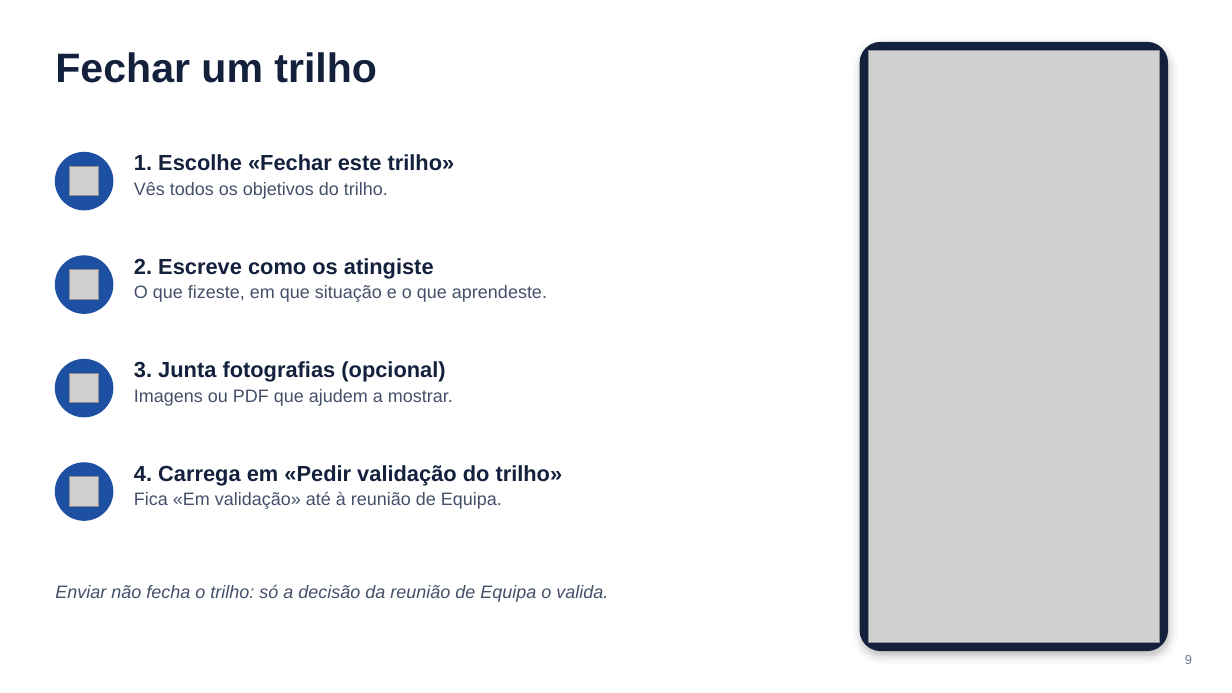
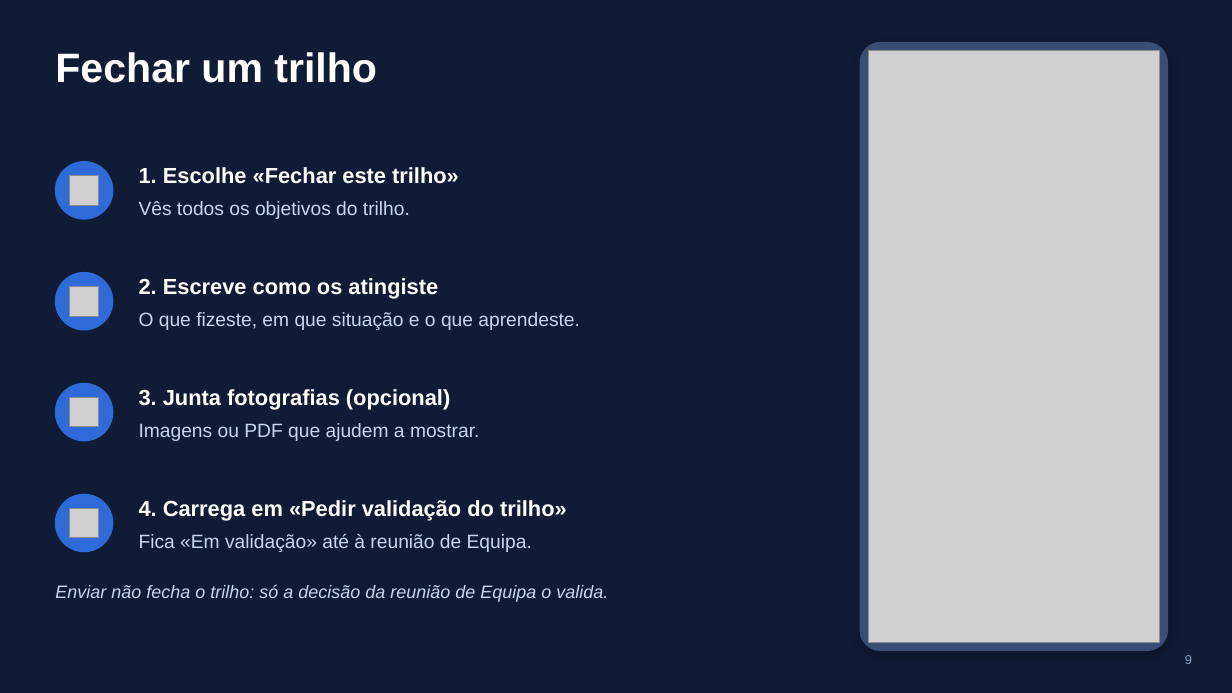
Before and after one commit to jacorreia200218-star/Sistema-Progresso, a slide deck: slide 9 of docs/apresentacao/Pioneiros-app-apresentacao.pptx. Drawn at 1232x693 pixels with LibreOffice and Linux fonts; fonts in the diff are those of the drawing; grey boxes stand for pictures. Boxes give left, top, right and bottom in pixels: in the first picture for what was removed or moved away, otherwise in the second. Text is boxed around its words. In the diff, an @@ line names an element or a change of style, - is before the commit and + after.

```diff
--- a/docs/apresentacao/Pioneiros-app-apresentacao.pptx
+++ b/docs/apresentacao/Pioneiros-app-apresentacao.pptx
@@ background #FFFFFF to #101C36 @@
@@ title "Fechar um trilho" at box(55, 52, 377, 83): text colour #14213D to #FFFFFF @@
@@ rounded rectangle at box(860, 43, 1167, 651): fill #14213D to #3A4D75; outline #14213D 1 pt to #3A4D75 1 pt @@
@@ ellipse: place and size @@
-ellipse at box(55, 152, 113, 210)
+ellipse at box(55, 162, 113, 219)
@@ picture: place and size @@
-picture at box(69, 166, 99, 196)
+picture at box(69, 176, 99, 205)
@@ text "1. Escolhe «Fechar este trilho»": place and size @@
-text "1. Escolhe «Fechar este trilho»" at box(134, 154, 455, 199)
+text "1. Escolhe «Fechar este trilho»" at box(139, 167, 459, 219)
@@ text "1. Escolhe «Fechar este trilho»" at box(139, 167, 459, 219): text colour #14213D to #FFFFFF in "1. Escolhe «Fechar este trilho»"; size 14 to 15 pt, text colour #44506A to #C9D6EE in "Vês todos os objetivos do trilho."; line spacing 1 to 1.15; more space between paragraphs; less space between paragraphs @@
@@ text "2. Escreve como os atingiste": place and size @@
-text "2. Escreve como os atingiste" at box(134, 258, 547, 302)
+text "2. Escreve como os atingiste" at box(139, 278, 580, 330)
@@ text "2. Escreve como os atingiste" at box(139, 278, 580, 330): text colour #14213D to #FFFFFF in "2. Escreve como os atingiste"; size 14 to 15 pt, text colour #44506A to #C9D6EE in "O que fizeste, em que situação e ..."; line spacing 1 to 1.15; more space between paragraphs; less space between paragraphs @@
@@ ellipse: place and size @@
-ellipse at box(55, 256, 113, 313)
+ellipse at box(55, 273, 113, 330)
@@ picture: place and size @@
-picture at box(69, 270, 99, 299)
+picture at box(69, 287, 99, 316)
@@ ellipse: place and size @@
-ellipse at box(55, 360, 113, 417)
+ellipse at box(55, 384, 113, 441)
@@ text "3. Junta fotografias (opcional)": place and size @@
-text "3. Junta fotografias (opcional)" at box(134, 361, 453, 406)
+text "3. Junta fotografias (opcional)" at box(139, 389, 479, 441)
@@ text "3. Junta fotografias (opcional)" at box(139, 389, 479, 441): text colour #14213D to #FFFFFF in "3. Junta fotografias (opcional)"; size 14 to 15 pt, text colour #44506A to #C9D6EE in "Imagens ou PDF que ajudem a mostrar."; line spacing 1 to 1.15; more space between paragraphs; less space between paragraphs @@
@@ picture: place and size @@
-picture at box(69, 373, 99, 403)
+picture at box(69, 397, 99, 427)
@@ ellipse: place and size @@
-ellipse at box(55, 463, 113, 520)
+ellipse at box(55, 494, 113, 552)
@@ fill #1D4FA3 to #2F6BD8; outline #1D4FA3 1 pt to #2F6BD8 1 pt in 4 elements at box(55, 162, 113, 219), box(55, 273, 113, 330), box(55, 384, 113, 441), box(55, 494, 113, 552) @@
@@ picture: place and size @@
-picture at box(69, 477, 99, 506)
+picture at box(69, 508, 99, 538)
@@ text "4. Carrega em «Pedir validação ...": place and size @@
-text "4. Carrega em «Pedir validação ..." at box(134, 465, 563, 509)
+text "4. Carrega em «Pedir validação ..." at box(139, 500, 567, 552)
@@ text "4. Carrega em «Pedir validação ..." at box(139, 500, 567, 552): text colour #14213D to #FFFFFF in "4. Carrega em «Pedir validação do trilho»"; size 14 to 15 pt, text colour #44506A to #C9D6EE in "Fica «Em validação» até à reunião de ..."; line spacing 1 to 1.15; more space between paragraphs; less space between paragraphs @@
@@ text "Enviar não fecha o trilho: ..." at box(55, 584, 608, 602): text colour #44506A to #C9D6EE @@
@@ page number at box(1185, 655, 1192, 664): text colour #6B7A90 to #8FA3C7 @@
```
Also in this commit, not shown: 16 other slides changed.
